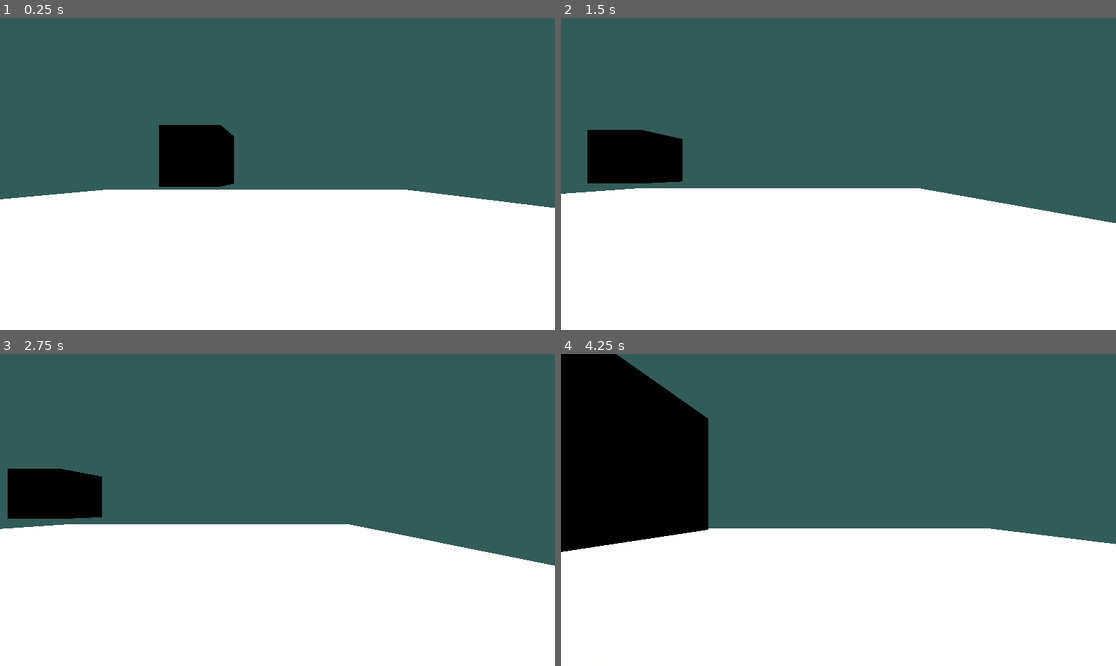
Above: before the commit, frames 1-4 (two rows, left to right).
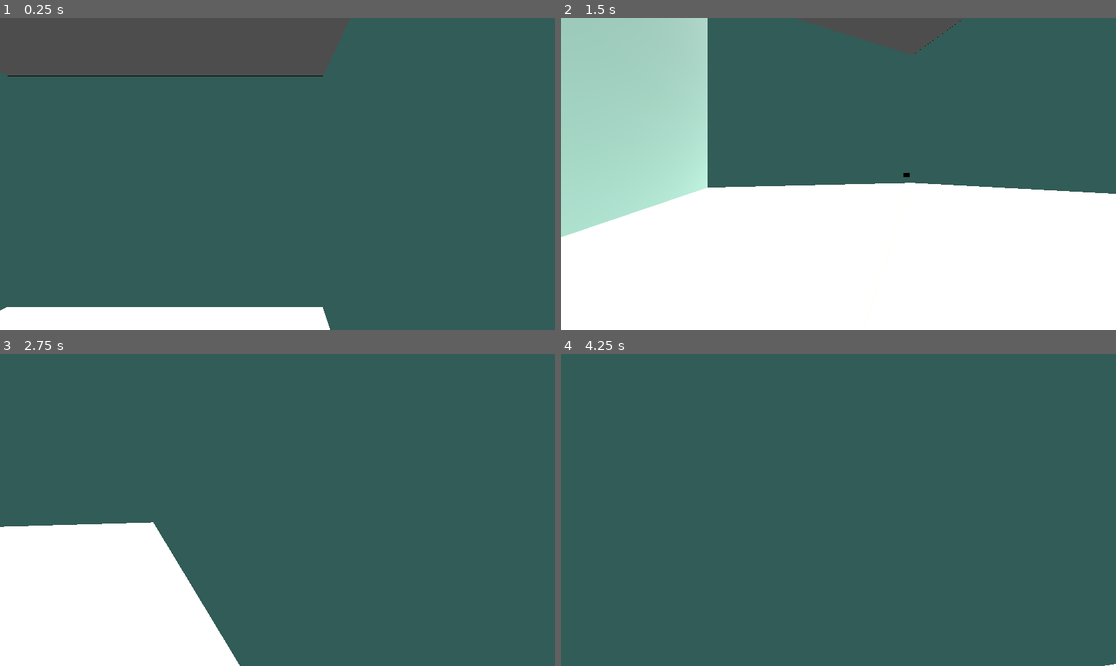
Above: after the commit, the same moments.

Repository: MonkeeyWEB/Godot-Project
Game: Godot game, scene res://node_3d.tscn
Same seed, same stepped clock (60 frames per second), same inputs: the game is played once before the commit and once after it. Sound files missing from this copy of the repository are replaced by a short silence.
Inputs (mouse positions are in pixels of both pictures, inside the frame that each line leads up to):
- Up to frame 1 (0.25 s): no input
- Up to frame 2 (1.5 s): tap Enter (ui_accept) at 0.5, 0.77 s; move the mouse to (960, 158) at 0.52 s; hold D (droite) 0.53-1.28 s; tap S (reculer) at 0.6, 1.35 s; move the mouse to (727, 189) at 1.27 s; hold A (gauche) from 1.28 s (still down)
- Up to frame 3 (2.75 s): tap Enter (ui_accept) at 1.52 s; move the mouse to (333, 441) at 2.02 s; release A (gauche) at 2.03 s; hold D (droite) from 2.03 s (still down); tap S (reculer) at 2.1 s
- Up to frame 4 (4.25 s): move the mouse to (810, 572) at 2.77 s; release D (droite) at 2.78 s; hold W (avancer) 2.78-3.53 s; tap S (reculer) at 2.85, 3.6 s; tap Enter (ui_accept) at 3.02, 3.77 s; move the mouse to (1005, 556) at 3.52 s; hold A (gauche) from 3.53 s (still down)

The runs differ from the first frame. In frame 1, 54% of the frame differs, in the area x 0-100%, y 0-100%; in frame 2, 21%; in frame 3, 30%; in frame 4, 57%.

Commit message:
validation de la camera
oui c dans pick-up

Diff:
--- a/character_body_3d.gd
+++ b/character_body_3d.gd
@@ -1,10 +1,17 @@
 extends CharacterBody3D
 @onready var audio_stream_player_3d: AudioStreamPlayer3D = $CSGBox3D/AudioStreamPlayer3D
 @onready var bruits_pas: AudioStreamPlayer3D = $"bruits pas"
+@onready var camera_3d: Camera3D = $Camera3D
+
 
 
 const SPEED = 5.0
 const JUMP_VELOCITY = 4.5
+const CAMERA_SENS = 0.005
+
+func _ready() -> void:
+	# Initialise le mode de camera à la première personne
+	Input .mouse_mode = Input.MOUSE_MODE_CAPTURED
 
 
 func _physics_process(delta: float) -> void:
@@ -21,7 +28,7 @@
 	# As good practice, you should replace UI actions with custom gameplay actions.
 	var input_dir := Input.get_vector("gauche", "droite", "avancer", "reculer")
 	var direction := (transform.basis * Vector3(input_dir.x, 0, input_dir.y)).normalized()
-	if direction:
+	if direction :
 		if not bruits_pas.playing:
 			bruits_pas.play()
 		velocity.x = direction.x * SPEED
@@ -31,3 +38,14 @@
 		velocity.z = move_toward(velocity.z, 0, SPEED)
 
 	move_and_slide()
+
+
+	#Camera
+func _input(event):
+	if event is InputEventMouseMotion:
+		print("y : ",event.relative.x * CAMERA_SENS)
+		print("x : ",event.relative.y * CAMERA_SENS)
+		#Horizontal
+		rotation.y -= event.relative.x * CAMERA_SENS
+		#Vertical
+		#rotation.x -= event.relative.y * CAMERA_SENS
--- a/node_3d.tscn
+++ b/node_3d.tscn
@@ -20,10 +20,12 @@
 
 [sub_resource type="QuadMesh" id="QuadMesh_abnnk"]
 
+[sub_resource type="BoxMesh" id="BoxMesh_dsqnt"]
+
 [node name="Node3D" type="Node3D"]
 
 [node name="Player" parent="." instance=ExtResource("1_rltks")]
-transform = Transform3D(1, 0, 0, 0, 1, 0, 0, 0, 1, 1.42362, -3.2621, 2.80848)
+transform = Transform3D(1, 0, 0, 0, 1, 0, 0, 0, 1, 7.00249, 3.99073, 2.80848)
 
 [node name="base 3D" type="MeshInstance3D" parent="."]
 transform = Transform3D(10, 0, 0, 0, 3, 0, 0, 0, 10, 0, 0, 0)
@@ -84,12 +86,20 @@
 size = Vector3(0.214722, 14.4202, 20.8408)
 
 [node name="CSGBox3D" type="CSGBox3D" parent="."]
-transform = Transform3D(1, 0, 0, 0, 1, 0, 0, 0, 1, 0, 1.32813, 0)
+transform = Transform3D(0.2, 0, 0, 0, 0.2, 0, 0, 0, 0.2, 0, 0.945488, 0)
+use_collision = true
 script = ExtResource("2_c1g2k")
 
 [node name="AudioStreamPlayer3D" type="AudioStreamPlayer3D" parent="CSGBox3D"]
-transform = Transform3D(1, 0, 0, 0, 1, 0, 0, 0, 1, 0.0472138, -0.139036, 0.223715)
+transform = Transform3D(5, 0, 0, 0, 5, 0, 0, 0, 5, -0.13444, -0.139036, -0.050539)
 stream = ExtResource("2_twlm6")
 volume_db = 24.286
 
+[node name="RigidBody3D" type="RigidBody3D" parent="."]
+
+[node name="MeshInstance3D" type="MeshInstance3D" parent="RigidBody3D"]
+mesh = SubResource("BoxMesh_dsqnt")
+
+[node name="CollisionShape3D" type="CollisionShape3D" parent="RigidBody3D"]
+
 [connection signal="finished" from="CSGBox3D/AudioStreamPlayer3D" to="CSGBox3D" method="_on_audio_stream_player_3d_finished"]
--- a/player.tscn
+++ b/player.tscn
@@ -14,11 +14,9 @@
 [node name="CollisionShape3D" type="CollisionShape3D" parent="CharacterBody3D"]
 shape = SubResource("CapsuleShape3D_8x2on")
 
-[node name="SpringArm3D" type="SpringArm3D" parent="CharacterBody3D"]
-
-[node name="Camera3D" type="Camera3D" parent="CharacterBody3D/SpringArm3D"]
-
 [node name="bruits pas" type="AudioStreamPlayer3D" parent="CharacterBody3D"]
 stream = ExtResource("2_nhk3g")
 volume_db = 50.0
 max_distance = 73.14
+
+[node name="Camera3D" type="Camera3D" parent="CharacterBody3D"]
Not shown: 1 places in node_3d.tscn that only renumber resources
